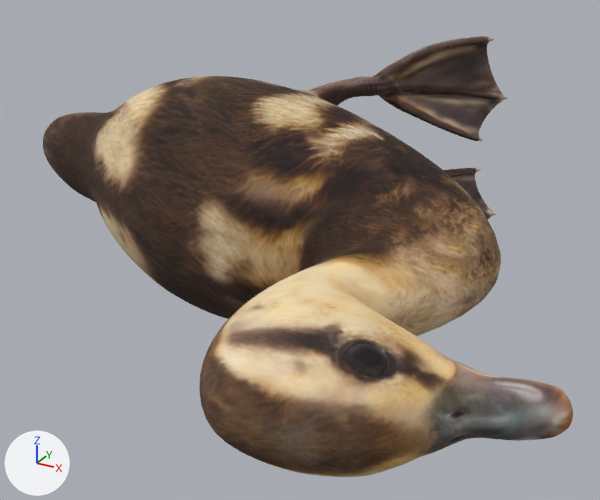
An edit to the OBJ model assets/models/bird.obj, drawn before and after from the same camera.
Both versions are drawn from a camera (50 mm lens) standing at (9.68, -22.38, 6.97) and looking at (1.18, -6.92, -0.76). Lighting does not change. The marker at lower left points along +X, +Y and +Z. Where no turn or scale is listed for an object, it has been applied to the vertices.

The first picture shows 'bird'.
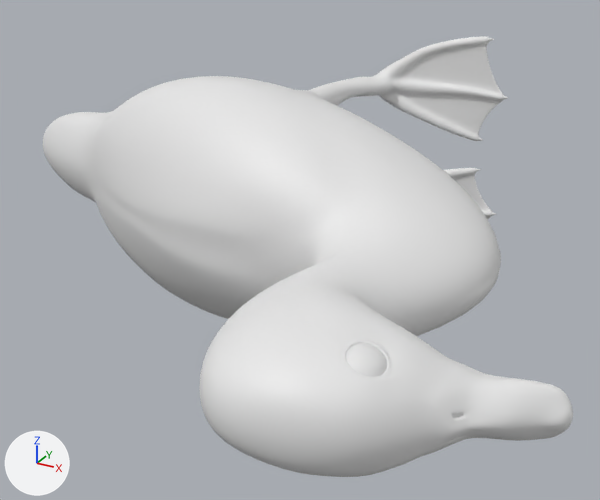
What the commit changed:
me_bird has 22202 vertices, 22200 faces and spans x -8.2..8.3, y -14.3..0.0, z -3.3..3.3.
me_bird no longer uses material mat_default (picture img_bird_diff_jpg).

Location of each change, (x1, y1, x2, y2) in pixels of the pictures (600 x 500 px):
'bird', recoloured (brown to white)
    both: (43, 36, 573, 477)
